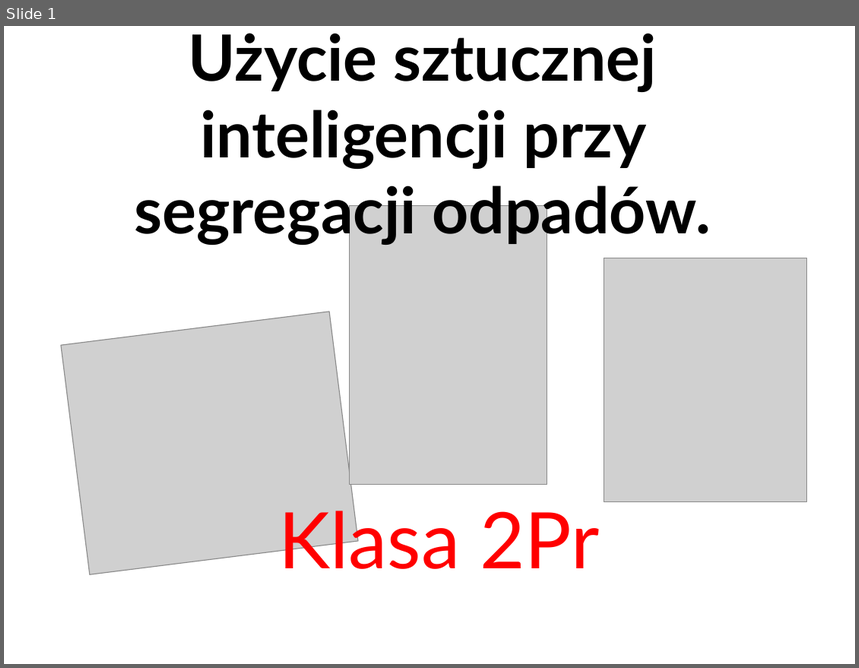
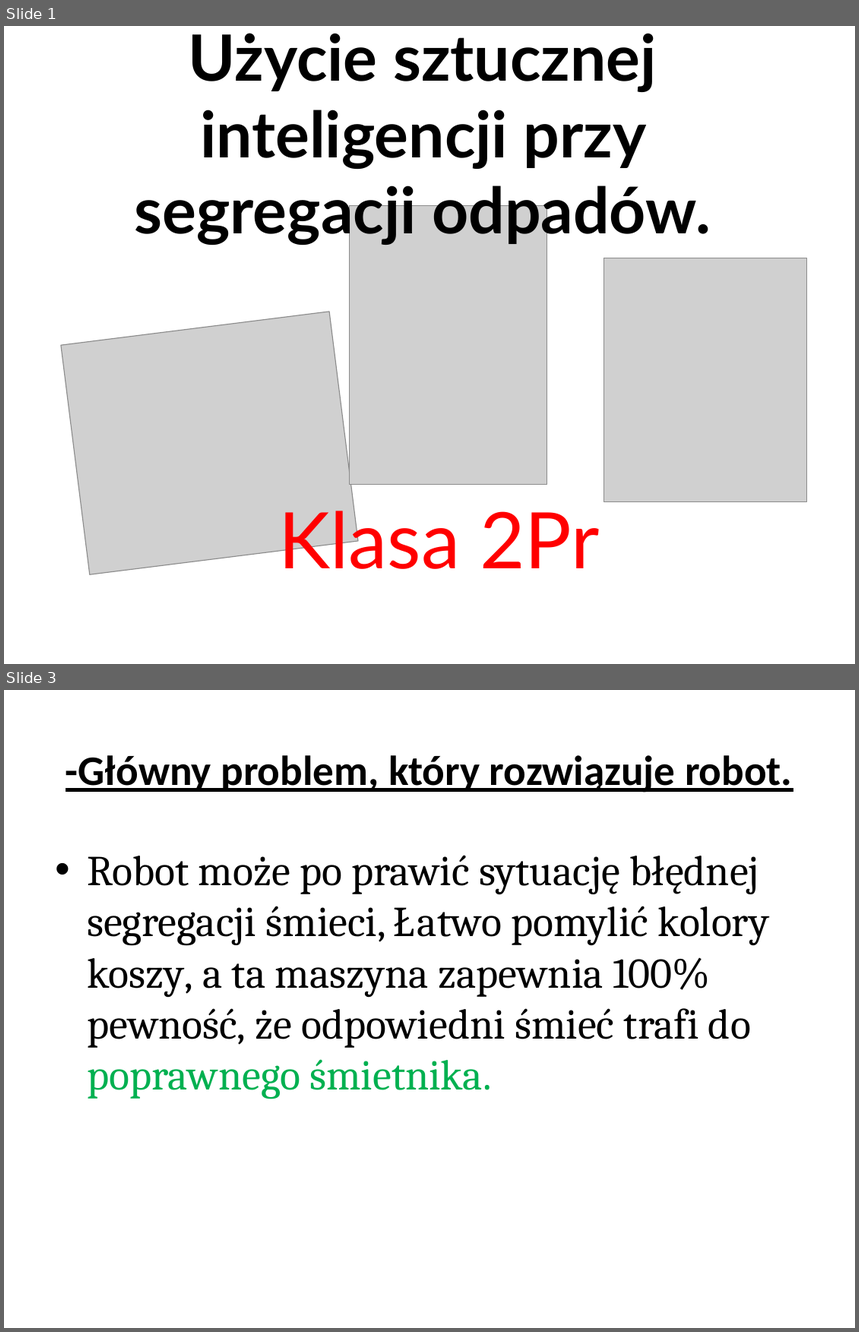
Before and after one commit to P0l15hC0w/Eco_Sorter, a slide deck: SegregacjaOdpadow.pptx. Shown one above the other, each under a label of ours: slide 1 before the commit, slides 1 and 3 after it; the slides between them are not shown. The pictures are 859x668 and 859x1332 pixels, drawn with LibreOffice and Linux fonts; fonts in the diff are those of the drawing; grey boxes stand for pictures. Boxes give left, top, right and bottom in pixels: in the first picture for what was removed or moved away, otherwise in the second. Text is boxed around its words. In the diff, an @@ line names an element or a change of style, - is before the commit and + after.

```diff
--- a/SegregacjaOdpadow.pptx
+++ b/SegregacjaOdpadow.pptx
@@ slide 3 added at [4,690,855,1328], background #FFFFFF @@
@@ title added at [66,755,793,793], 35.5 pt, text #000000, bold, underline @@
+-Główny problem, który rozwiązuje robot.
@@ text added at [87,855,770,1100], 36 pt, text #000000 @@
+• Robot może po prawić sytuację błędnej segregacji śmieci, Łatwo pomylić kolory koszy, a ta maszyna zapewnia 100% pewność, że odpowiedni śmieć trafi do poprawnego śmietnika.
```
Also in this commit, not shown: 1 slide changed, 2 other slides added, 1 slide removed, 1 other file.
